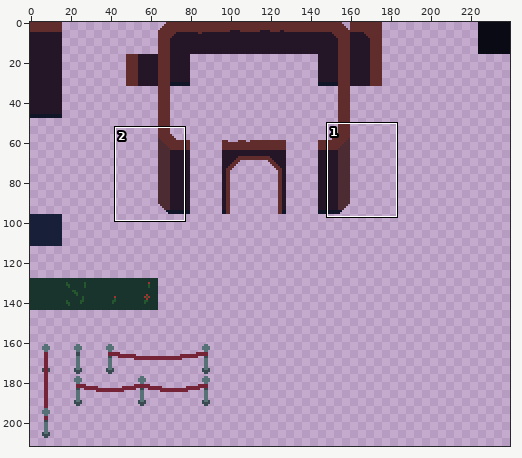
One commit to this pixel-art file: tiles/assets/tiles.aseprite. The picture above shows the old version from afar; the outline marks the close-up.
Close-up. Before the edit:
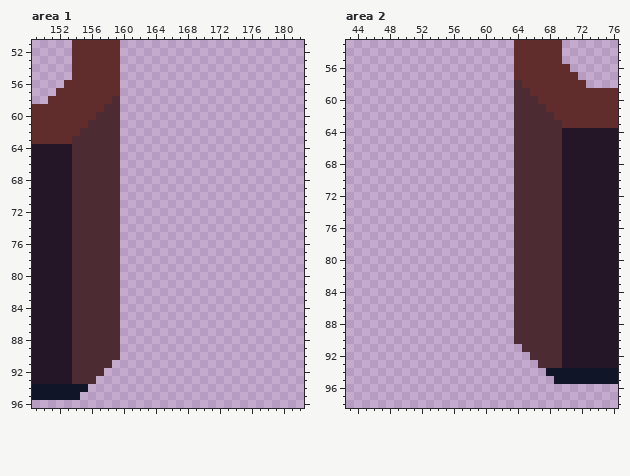
240x240 pixels, 1 frame. Shown: area 1: x 149..182, y 51..96; area 2: x 43..76, y 53..98. The wide view leaves out empty margins.
New version:
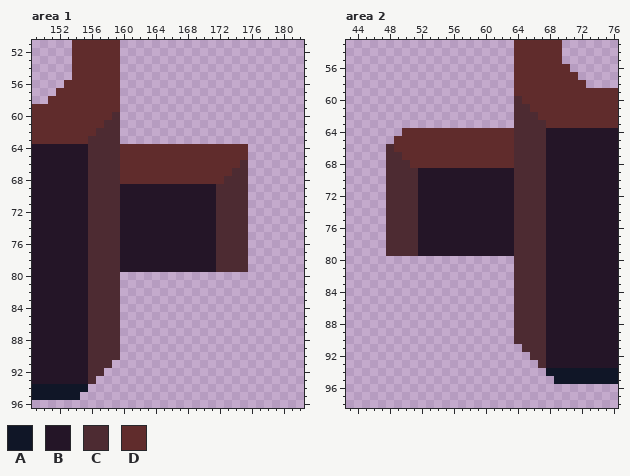
Palette (. is transparent): A #101627  B #241527  C #4d2b32  D #602c2c
Commit: more level template setup
Edits made:
--- area 1
@@ x 149..182 @@
 57 ...DDDDDDDD.......................
-58 ..DDDDDDDDC.......................
-59 DDDDDDDDDCC.......................
-60 DDDDDDDDCCC.......................
-61 DDDDDDDCCCC.......................
-62 DDDDDDCCCCC.......................
-63 DDDDDCCCCCC.......................
-64 BBBBBCCCCCC.......................
-65 BBBBBCCCCCC.......................
-66 BBBBBCCCCCC.......................
-67 BBBBBCCCCCC.......................
-68 BBBBBCCCCCC.......................
-69 BBBBBCCCCCC.......................
-70 BBBBBCCCCCC.......................
-71 BBBBBCCCCCC.......................
-72 BBBBBCCCCCC.......................
-73 BBBBBCCCCCC.......................
-74 BBBBBCCCCCC.......................
-75 BBBBBCCCCCC.......................
-76 BBBBBCCCCCC.......................
-77 BBBBBCCCCCC.......................
-78 BBBBBCCCCCC.......................
-79 BBBBBCCCCCC.......................
-80 BBBBBCCCCCC.......................
-81 BBBBBCCCCCC.......................
-82 BBBBBCCCCCC.......................
-83 BBBBBCCCCCC.......................
-84 BBBBBCCCCCC.......................
-85 BBBBBCCCCCC.......................
-86 BBBBBCCCCCC.......................
-87 BBBBBCCCCCC.......................
-88 BBBBBCCCCCC.......................
-89 BBBBBCCCCCC.......................
-90 BBBBBCCCCCC.......................
-91 BBBBBCCCCC........................
-92 BBBBBCCCC.........................
-93 BBBBBCCC..........................
+58 ..DDDDDDDDD.......................
+59 DDDDDDDDDDD.......................
+60 DDDDDDDDDDC.......................
+61 DDDDDDDDDCC.......................
+62 DDDDDDDDCCC.......................
+63 DDDDDDDCCCC.......................
+64 BBBBBBBCCCCDDDDDDDDDDDDDDDD.......
+65 BBBBBBBCCCCDDDDDDDDDDDDDDDD.......
+66 BBBBBBBCCCCDDDDDDDDDDDDDDDC.......
+67 BBBBBBBCCCCDDDDDDDDDDDDDDCC.......
+68 BBBBBBBCCCCDDDDDDDDDDDDDCCC.......
+69 BBBBBBBCCCCBBBBBBBBBBBBCCCC.......
+70 BBBBBBBCCCCBBBBBBBBBBBBCCCC.......
+71 BBBBBBBCCCCBBBBBBBBBBBBCCCC.......
+72 BBBBBBBCCCCBBBBBBBBBBBBCCCC.......
+73 BBBBBBBCCCCBBBBBBBBBBBBCCCC.......
+74 BBBBBBBCCCCBBBBBBBBBBBBCCCC.......
+75 BBBBBBBCCCCBBBBBBBBBBBBCCCC.......
+76 BBBBBBBCCCCBBBBBBBBBBBBCCCC.......
+77 BBBBBBBCCCCBBBBBBBBBBBBCCCC.......
+78 BBBBBBBCCCCBBBBBBBBBBBBCCCC.......
+79 BBBBBBBCCCCBBBBBBBBBBBBCCCC.......
+80 BBBBBBBCCCC.......................
+81 BBBBBBBCCCC.......................
+82 BBBBBBBCCCC.......................
+83 BBBBBBBCCCC.......................
+84 BBBBBBBCCCC.......................
+85 BBBBBBBCCCC.......................
+86 BBBBBBBCCCC.......................
+87 BBBBBBBCCCC.......................
+88 BBBBBBBCCCC.......................
+89 BBBBBBBCCCC.......................
+90 BBBBBBBCCCC.......................
+91 BBBBBBBCCC........................
+92 BBBBBBBCC.........................
+93 BBBBBBBC..........................
 94 AAAAAAA...........................
--- area 2
@@ x 43..76 @@
 57 .....................DDDDDDDD.....
-58 .....................CDDDDDDDD....
-59 .....................CCDDDDDDDDDDD
-60 .....................CCCDDDDDDDDDD
-61 .....................CCCCDDDDDDDDD
-62 .....................CCCCCDDDDDDDD
-63 .....................CCCCCCDDDDDDD
-64 .....................CCCCCCBBBBBBB
-65 .....................CCCCCCBBBBBBB
-66 .....................CCCCCCBBBBBBB
-67 .....................CCCCCCBBBBBBB
-68 .....................CCCCCCBBBBBBB
-69 .....................CCCCCCBBBBBBB
-70 .....................CCCCCCBBBBBBB
-71 .....................CCCCCCBBBBBBB
-72 .....................CCCCCCBBBBBBB
-73 .....................CCCCCCBBBBBBB
-74 .....................CCCCCCBBBBBBB
-75 .....................CCCCCCBBBBBBB
-76 .....................CCCCCCBBBBBBB
-77 .....................CCCCCCBBBBBBB
-78 .....................CCCCCCBBBBBBB
-79 .....................CCCCCCBBBBBBB
-80 .....................CCCCCCBBBBBBB
-81 .....................CCCCCCBBBBBBB
-82 .....................CCCCCCBBBBBBB
-83 .....................CCCCCCBBBBBBB
-84 .....................CCCCCCBBBBBBB
-85 .....................CCCCCCBBBBBBB
-86 .....................CCCCCCBBBBBBB
-87 .....................CCCCCCBBBBBBB
-88 .....................CCCCCCBBBBBBB
-89 .....................CCCCCCBBBBBBB
-90 .....................CCCCCCBBBBBBB
-91 ......................CCCCCBBBBBBB
-92 .......................CCCCBBBBBBB
-93 ........................CCCBBBBBBB
+58 .....................DDDDDDDDD....
+59 .....................DDDDDDDDDDDDD
+60 .....................CDDDDDDDDDDDD
+61 .....................CCDDDDDDDDDDD
+62 .....................CCCDDDDDDDDDD
+63 .....................CCCCDDDDDDDDD
+64 .......DDDDDDDDDDDDDDCCCCBBBBBBBBB
+65 ......DDDDDDDDDDDDDDDCCCCBBBBBBBBB
+66 .....CDDDDDDDDDDDDDDDCCCCBBBBBBBBB
+67 .....CCDDDDDDDDDDDDDDCCCCBBBBBBBBB
+68 .....CCCDDDDDDDDDDDDDCCCCBBBBBBBBB
+69 .....CCCCBBBBBBBBBBBBCCCCBBBBBBBBB
+70 .....CCCCBBBBBBBBBBBBCCCCBBBBBBBBB
+71 .....CCCCBBBBBBBBBBBBCCCCBBBBBBBBB
+72 .....CCCCBBBBBBBBBBBBCCCCBBBBBBBBB
+73 .....CCCCBBBBBBBBBBBBCCCCBBBBBBBBB
+74 .....CCCCBBBBBBBBBBBBCCCCBBBBBBBBB
+75 .....CCCCBBBBBBBBBBBBCCCCBBBBBBBBB
+76 .....CCCCBBBBBBBBBBBBCCCCBBBBBBBBB
+77 .....CCCCBBBBBBBBBBBBCCCCBBBBBBBBB
+78 .....CCCCBBBBBBBBBBBBCCCCBBBBBBBBB
+79 .....CCCCBBBBBBBBBBBBCCCCBBBBBBBBB
+80 .....................CCCCBBBBBBBBB
+81 .....................CCCCBBBBBBBBB
+82 .....................CCCCBBBBBBBBB
+83 .....................CCCCBBBBBBBBB
+84 .....................CCCCBBBBBBBBB
+85 .....................CCCCBBBBBBBBB
+86 .....................CCCCBBBBBBBBB
+87 .....................CCCCBBBBBBBBB
+88 .....................CCCCBBBBBBBBB
+89 .....................CCCCBBBBBBBBB
+90 .....................CCCCBBBBBBBBB
+91 ......................CCCBBBBBBBBB
+92 .......................CCBBBBBBBBB
+93 ........................CBBBBBBBBB
 94 .........................AAAAAAAAA
Where, in picture pixels (left, top, right, bottom), the same in both close-ups:
changed: (72, 96, 248, 384)
changed: (386, 80, 562, 368)
